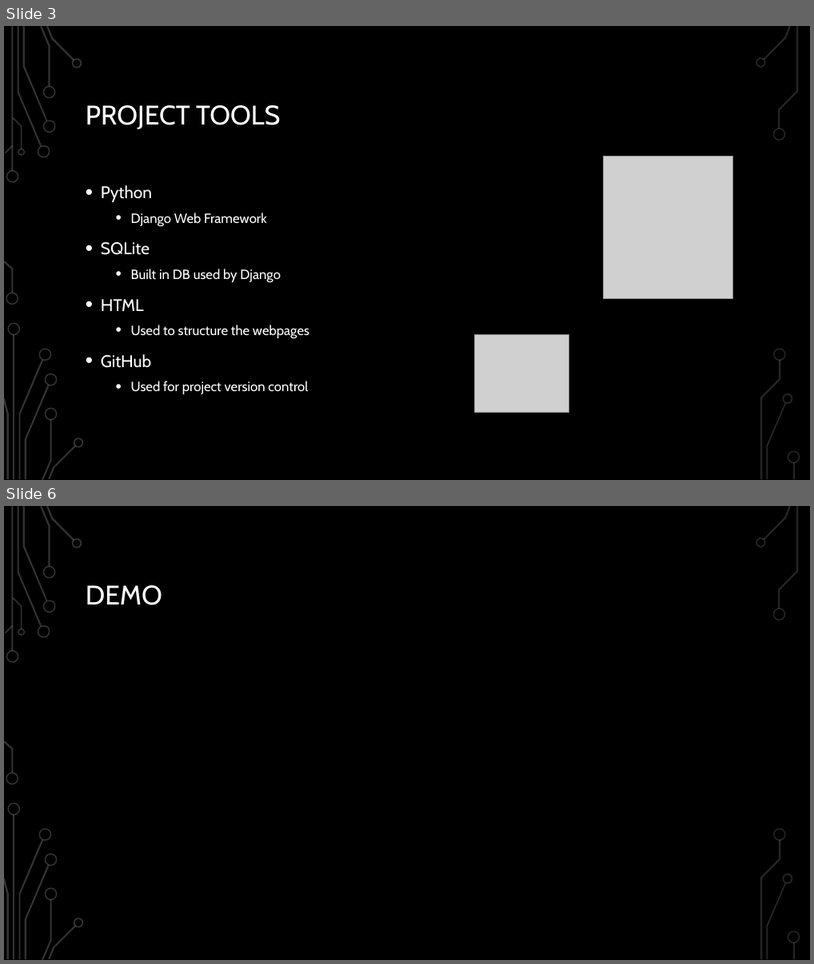
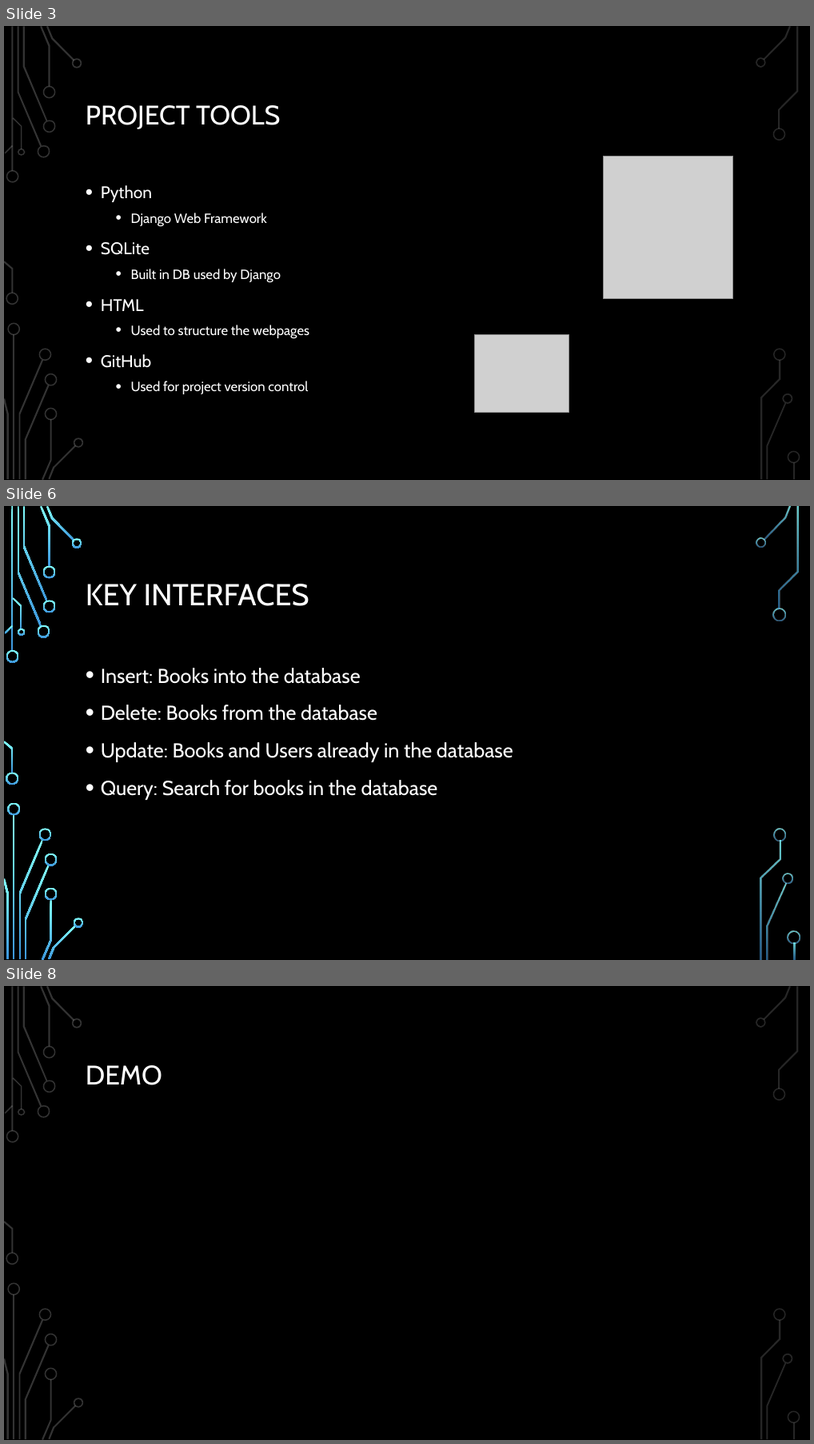
Before and after one commit to cylissama/dbms_project, a slide deck: DBMS_PROJECT.pptx. Shown one above the other, each under a label of ours: slides 3 and 6 before the commit, slides 3, 6 and 8 after it; the slides between them are not shown. The pictures are 814x964 and 814x1444 pixels, drawn with LibreOffice and Linux fonts; fonts in the diff are those of the drawing; grey boxes stand for pictures; background and template pictures are left out. Boxes give left, top, right and bottom in pixels: in the first picture for what was removed or moved away, otherwise in the second. Text is boxed around its words. In the diff, an @@ line names an element or a change of style, - is before the commit and + after.

```diff
--- a/DBMS_PROJECT.pptx
+++ b/DBMS_PROJECT.pptx
@@ slide 6 added at box(4, 506, 810, 960), background picture (left out); not listed: 17 template elements that a slide beside it also shows @@
@@ title added at box(86, 584, 310, 606), 36 pt, text #FFFFFF @@
+KEY INTERFACES
@@ text added at box(101, 668, 514, 800), 24 pt, text #FFFFFF @@
+• Insert: Books into the database
+• Delete: Books from the database
+• Update: Books and Users already in the database
+• Query: Search for books in the database
@@ group added at box(6, 537, 801, 959): 19 freeform shapes @@
@@ what was slide 6 is now slide 8 @@
```
Also in this commit, not shown: 3 slides changed, 1 other slide added, 5 other files.
